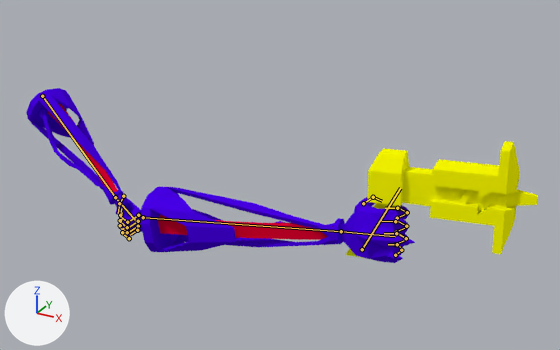
The Blender file Badass_Upgrade/DESIGN/GrupoA/Player/Gun/Armature/Completo.blend: old version first, new version second.
Camera for both pictures: a 50 mm camera at (6.28, -10.76, 4.85) aimed at (0.93, -1.02, -0.02). Arrows for +X, +Y and +Z are at lower left; the lights stay in place. Both versions are drawn at frame 311 of the action 'Armature.001Action.001'; the numbers are the values there. The bones that bend it are drawn over the model as lines.

In view in the first picture: 'Cube.005', 'Gun', 'RArm'.
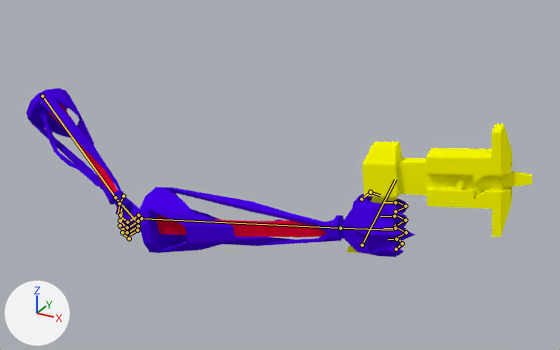
The edits, one by one:
Bone 'Bone' (bone_bone) moves from (0.0, 0.0, 1.573) to (0.0, 0.0, 1.606).
Bone 'Bone' (bone_bone) turns from (-7, 3, 6) to (-8, 3, 7) degrees about its own x, y and z.
Bone 'Bone.001' (bone_bone_001) turns from (2, -9, -4) to (1, -9, -3) degrees about its own x, y and z.
Bone 'Bone' (bone_bone_) moves from (-1.842, -0.557, 1.007) to (-1.871, -0.506, 1.0).
Bone 'Bone' (bone_bone_) turns from (-7, 5, 2) to (-8, 6, 7) degrees about its own x, y and z.

Pixel boxes [x1, y1, x2, y2] of what changed, in the pictures (560 x 350 px):
'RArm', posed (8% shorter)
    before: [141, 187, 415, 263]
    after: [139, 187, 415, 257]
'Gun', posed (10% taller)
    before: [346, 141, 538, 258]
    after: [347, 124, 532, 253]
bone 'Bone', root to tip
    before: (143, 217) to (341, 231)
    after: (141, 218) to (340, 228)
bone 'Bone.001', root to tip
    before: (341, 231) to (395, 236)
    after: (340, 228) to (394, 230)
bone 'Bone', root to tip
    before: (362, 249) to (400, 188)
    after: (362, 245) to (395, 179)
